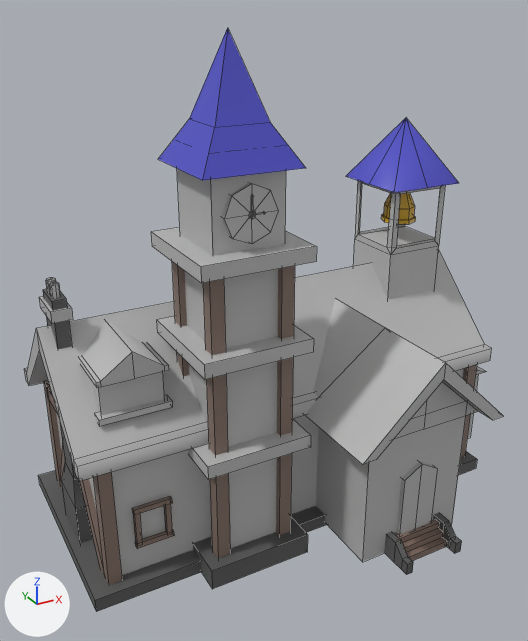
Two versions of the FBX model Assets/Models/TownHall02.fbx, one commit apart.
One viewpoint serves both versions: a 50 mm camera at (-2.71, -4.28, 3.81) aimed at (-0.31, 0.08, 1.63). Arrows for +X, +Y and +Z are at lower left; the lights stay in place. Mesh edges are drawn as thin lines. Where no turn or scale is listed for an object, it has been applied to the vertices. Vertices at the same position are counted once.

Names of what the first picture shows: 'TownHall'.
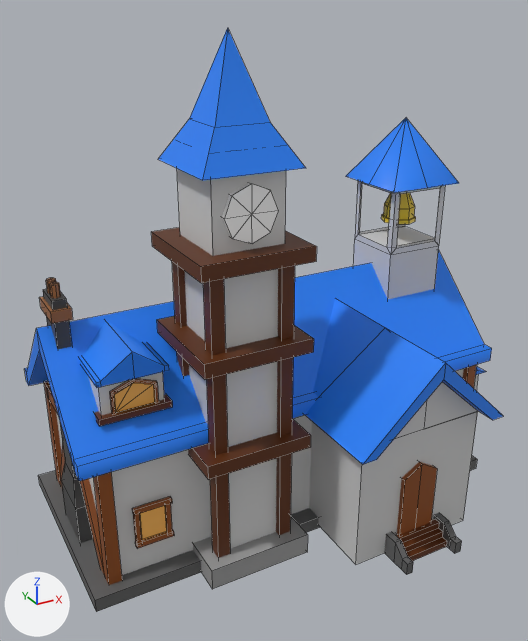
The newer file is also rescaled (x1.5), turned or shifted as a whole; pictures and numbers use the older file's frame.

What differs and where, as boxes (x1, y1, x2, y2) in the pictures (528 x 641 px):
```json
{"part": 1, "of": "me_mesh", "change": "added", "after": [110, 378, 159, 414]}
{"part": 2, "of": "me_mesh", "change": "deleted", "before": [248, 211, 256, 219]}
{"part": 3, "of": "me_mesh", "change": "deleted", "before": [316, 415, 466, 562]}
{"part": 4, "of": "me_mesh", "change": "cut back", "before": [94, 184, 491, 439], "after": [94, 184, 491, 564]}
{"part": 5, "of": "me_mesh", "change": "recoloured", "before": [44, 262, 477, 585], "after": [44, 262, 477, 585]}
{"part": 6, "of": "me_mesh", "change": "recoloured", "before": [24, 169, 503, 575], "after": [24, 169, 503, 575]}
{"part": 7, "of": "me_mesh", "change": "recoloured", "before": [159, 28, 459, 193], "after": [159, 28, 459, 193]}
{"part": 8, "of": "me_mesh", "change": "recoloured", "before": [381, 193, 416, 224], "after": [381, 193, 416, 224]}
{"part": 9, "of": "me_mesh", "change": "recoloured", "before": [43, 289, 475, 589], "after": [43, 289, 475, 589], "on screen": "black to grey"}
```

Edits to the scene script, one JSON object a line:
```json
{"op": "add", "block": "img_ultimatetexture01_png", "code": ["img_ultimatetexture01_png = load_image('UltimateTexture01.png', '../Textures/UltimateTexture01.png', 1920, 1080, 'sRGB')"]}
{"op": "add", "block": "mat_ultimatetexture02", "code": ["mat_ultimatetexture02 = principled_material('UltimateTexture02')", "mat_ultimatetexture02.texture = img_ultimatetexture01_png"]}
{"block": "me_mesh", "where": "# used by ob_townhall; location = (0.01, 0.0, -0.001)"}
{"op": "remove", "block": "me_mesh", "code": "me_mesh.from_pydata(...)  # 552 vertices, 402 faces; spans x -1.9..1.9, y -1.19..1.19, z -0.03..3.66"}
{"op": "add", "block": "me_mesh", "code": "me_mesh.from_pydata(...)  # 534 vertices, 357 faces; spans x -1.9..1.9, y -1.19..1.19, z -0.03..3.66"}
{"block": "me_mesh", "change": "me_mesh part 1: a new loose piece of 20 vertices spanning x -1.59..-1.27, y -0.17..-0.14, z 1.32..1.54, in mat_ultimatetexture02 (picture img_ultimatetexture01_png)"}
{"block": "me_mesh", "change": "me_mesh part 2: the loose piece of 17 vertices spanning x -0.76..-0.7, y -0.51..-0.46, z 2.61..2.66 is deleted"}
{"block": "me_mesh", "change": "me_mesh part 3: the loose piece of 8 vertices spanning x -0.06..0.8, y -0.93..0.07, z 0.03..1.15 is deleted"}
{"block": "me_mesh", "change": "me_mesh part 4"}
{"block": "me_mesh", "change": "19 vertices are removed from x -1.69..1.48, y -0.51..-0.1, z 0.93..2.64"}
{"block": "me_mesh", "change": "45 faces are deleted"}
{"block": "me_mesh", "change": "3 vertices move from x -1.69..1.38, y -0.25..-0.1, z 0.93..1.32 to x -1.69..1.38, y -0.24..-0.07, z 0.93..1.32"}
{"block": "me_mesh", "change": "20 vertices are added at x -1.69..1.48, y -0.93..0.07, z 0.03..1.52"}
{"block": "me_mesh", "change": "25 new faces join them"}
{"block": "me_mesh", "change": "me_mesh part 5: 65 faces spanning x -1.78..1.48, y -1.1..1.07, z -0.03..2.3 switch from mat_wood (brown #867268) to mat_ultimatetexture02 (picture img_ultimatetexture01_png)"}
{"block": "me_mesh", "change": "me_mesh part 6: 157 faces spanning x -1.9..1.9, y -1.08..1.14, z 0.0..3.01 switch from mat_gristownhall (grey #bcbcbc) to mat_ultimatetexture02 (picture img_ultimatetexture01_png)"}
{"block": "me_mesh", "change": "me_mesh part 7: 16 faces spanning x -1.07..1.45, y -0.56..0.71, z 2.46..3.66 switch from mat_blue (blue #5050c8) to mat_ultimatetexture02 (picture img_ultimatetexture01_png)"}
{"block": "me_mesh", "change": "me_mesh part 8: 40 faces spanning x 0.98..1.26, y 0.25..0.53, z 2.12..2.42 switch from mat_goldtownhall (yellow #d6a924) to mat_ultimatetexture02 (picture img_ultimatetexture01_png)"}
{"block": "me_mesh", "change": "me_mesh part 9: 42 faces spanning x -1.9..1.54, y -1.19..1.19, z 0.0..2.01 switch from mat_roca (dark grey #5b5b5b) to mat_ultimatetexture02 (picture img_ultimatetexture01_png)"}
```
